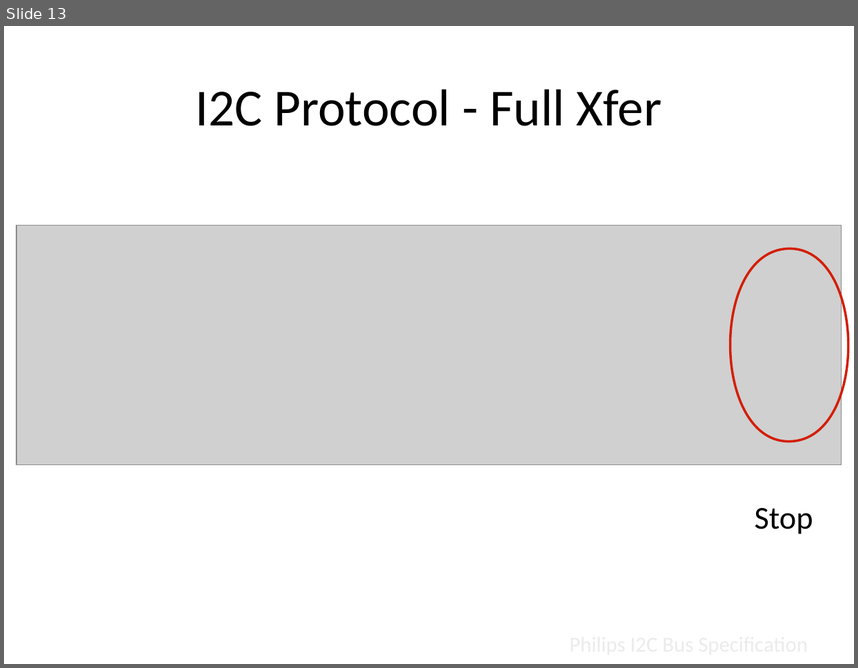
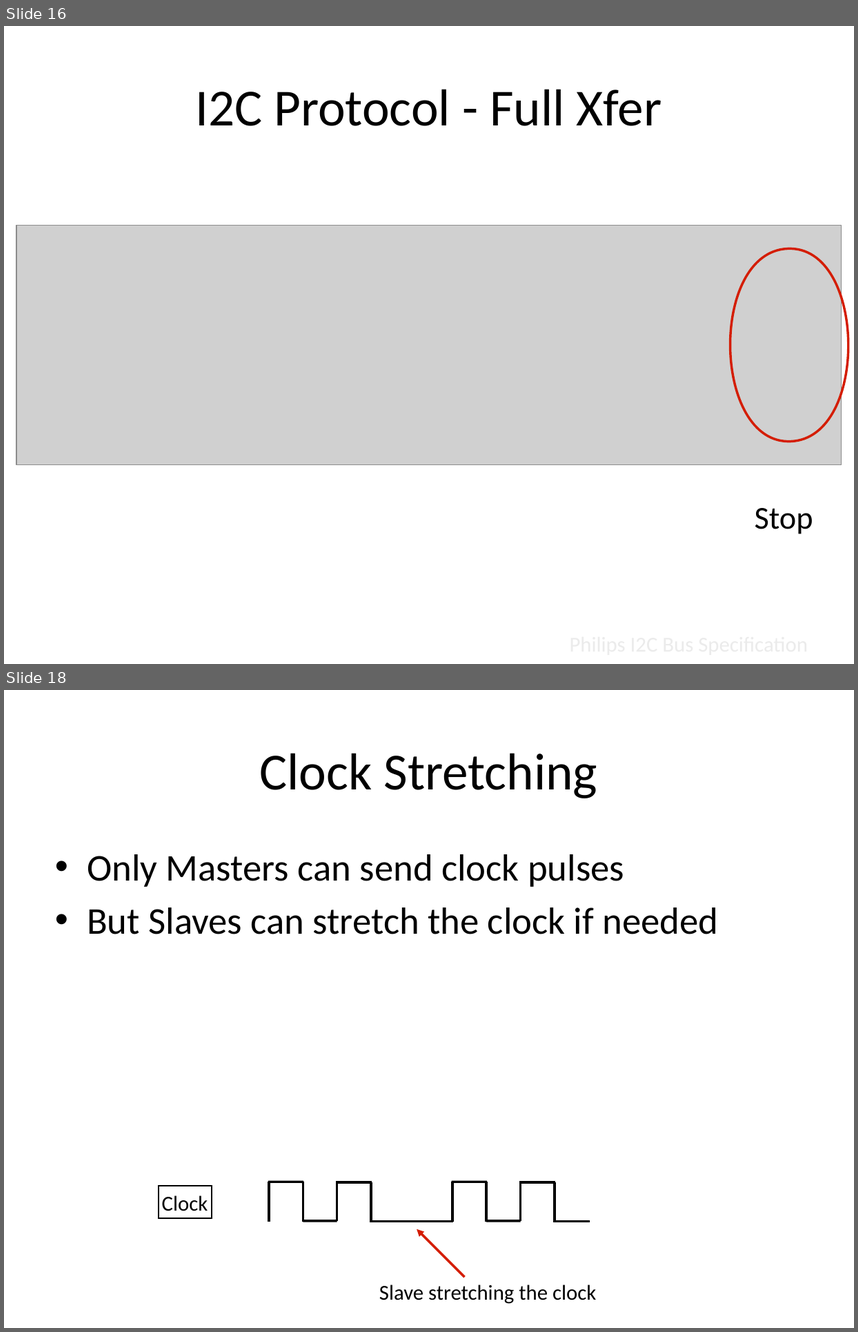
Before and after one commit to NVSL/QuadClass-Resources, a slide deck: Lecture Slides/03-Components.pptx. Shown one above the other, each under a label of ours: slide 13 before the commit, slides 16 and 18 after it; the slides between them are not shown. The pictures are 858x668 and 858x1332 pixels, drawn with LibreOffice and Linux fonts; fonts in the diff are those of the drawing; grey boxes stand for pictures. Boxes give left, top, right and bottom in pixels: in the first picture for what was removed or moved away, otherwise in the second. Text is boxed around its words. In the diff, an @@ line names an element or a change of style, - is before the commit and + after.

```diff
--- a/Lecture Slides/03-Components.pptx
+++ b/Lecture Slides/03-Components.pptx
@@ slide 18 added at bbox=[4, 690, 854, 1328], background #FFFFFF @@
@@ title added at bbox=[260, 753, 598, 798], 44 pt, text #000000 @@
+Clock Stretching
@@ text added at bbox=[87, 854, 718, 934], 32 pt, text #000000 @@
+• Only Masters can send clock pulses
+• But Slaves can stretch the clock if needed
@@ rectangle added at bbox=[159, 1185, 212, 1218], outline #000000 1 pt, 18 pt, text #000000 @@
+Clock
@@ line added from (268, 1181) to (303, 1181), #000000 2 pt @@
@@ line added from (269, 1221) to (269, 1181), #000000 2 pt @@
@@ line added from (303, 1221) to (303, 1181), #000000 2 pt @@
@@ line added from (337, 1182) to (371, 1182), #000000 2 pt @@
@@ line added from (337, 1221) to (337, 1182), #000000 2 pt @@
@@ line added from (371, 1222) to (371, 1182), #000000 2 pt @@
@@ line added from (452, 1181) to (487, 1181), #000000 2 pt @@
@@ line added from (452, 1221) to (452, 1181), #000000 2 pt @@
@@ line added from (487, 1221) to (487, 1181), #000000 2 pt @@
@@ line added from (520, 1182) to (555, 1182), #000000 2 pt @@
@@ line added from (521, 1221) to (521, 1182), #000000 2 pt @@
@@ line added from (555, 1222) to (555, 1182), #000000 2 pt @@
@@ line added from (303, 1221) to (337, 1221), #000000 2 pt @@
@@ line added from (371, 1221) to (452, 1221), #000000 2 pt @@
@@ line added from (487, 1221) to (521, 1221), #000000 2 pt @@
@@ line added from (555, 1221) to (590, 1221), #000000 2 pt @@
@@ arrow added from (465, 1276) to (417, 1229), #D41D03 2 pt @@
@@ text added at bbox=[379, 1284, 596, 1303], 18 pt, text #000000 @@
+Slave stretching the clock
@@ what was slide 13 is now slide 16 @@
```
Also in this commit, not shown: 3 slides changed, 5 other slides added, 1 slide removed, 4 other files.
